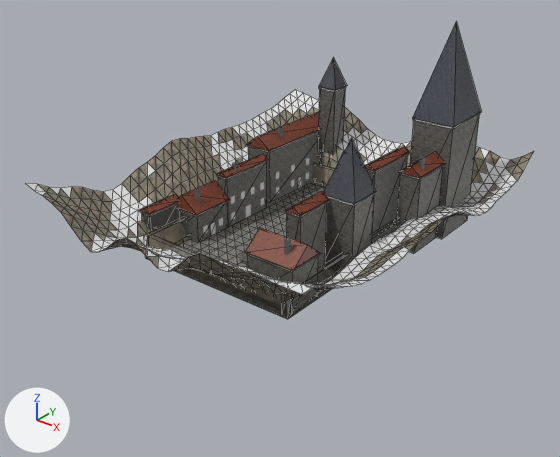
Renders of the glTF model levels/town_square/level.glb from each side of a commit.
One viewpoint serves both versions: a camera (50 mm lens) standing at (73.8, -62.6, 58.5) and looking at (3.8, 24.8, 4.3). The axes (+X, +Y, +Z) are drawn at lower left. The lights are the same throughout. The first picture is the older version. Mesh edges are drawn as thin lines on the coarser meshes. Where no turn or scale is listed for an object, it has been applied to the vertices. Vertices at exactly the same position are counted once.

The first picture shows 'Boundary_S', 'Building_01_Body', 'Building_06_Roof', 'Building_07_Body', 'Building_08_Body', 'Ground', 'Terrain', 'Terrain_Top', 'Tower_02_Body', 'Tower_02_Spire', 'Tower_03_Body', 'Tower_03_Spire' and 37 more.
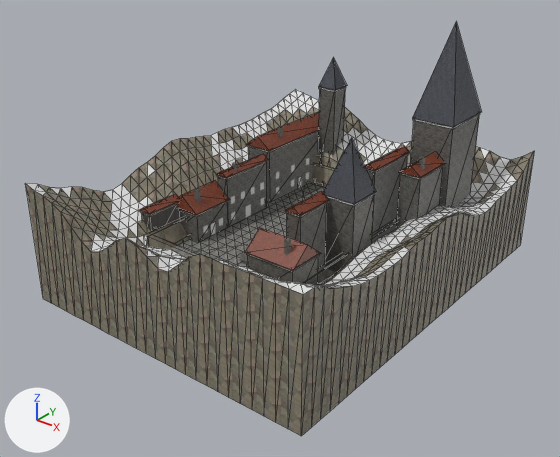
What changed in the scene script:
```text
Change me_terrain:
    used by ob_terrain; location = (-23.0, 63.5, 0.0)
    remove me_terrain.from_pydata(...)  # 559 vertices, 725 faces; spans x 0.0..52.0, y -66.0..0.0, z -0.1..14.0
    add me_terrain.from_pydata(...)  # 718 vertices, 961 faces; spans x 0.0..52.0, y -66.0..0.0, z -6.1..14.0
    me_terrain part 1
    120 vertices are added at x 0.0..52.0, y -66.0..0.0, z -6.1..14.0
    5 new vertices lie (0.0, 0.0, -16.8) away from vertices in x 0.0..52.0, y -34.0..0.0, z 10.7
    5 new vertices lie (0.0, 0.0, -20.1) away from vertices in x 36.0..52.0, y -66.0..-64.0, z 14.0
    5 new vertices lie (2.0, 0.0, 0.0) away from vertices in x 38.0..50.0, y -66.0..0.0, z -6.1..14.0
    6 new vertices lie (0.0, -2.0, 0.0) away from vertices in x 0.0..52.0, y -64.0..0.0, z -6.1..14.0
    6 new vertices lie (-2.0, 0.0, 0.0) away from vertices in x 36.0..52.0, y -66.0..0.0, z -6.1..14.0
    6 new vertices lie (-2.0, 0.0, 0.0) away from vertices in x 18.0..48.0, y -66.0..0.0, z -6.1
    6 new vertices lie (-2.0, 0.0, 0.0) away from vertices in x 16.0..46.0, y -66.0..0.0, z -6.1
    236 new faces join them
```

What differs and where, as boxes [x1, y1, x2, y2] in the pictures (560 x 457 px):
'Terrain', reshaped (71% taller): before [39, 107, 534, 299]; after [26, 107, 534, 436]
part 1 of me_terrain, added: after [26, 152, 534, 436]
'Boundary_S', unchanged, covered by the edit: before [144, 233, 292, 318]; after [144, 233, 203, 258]
